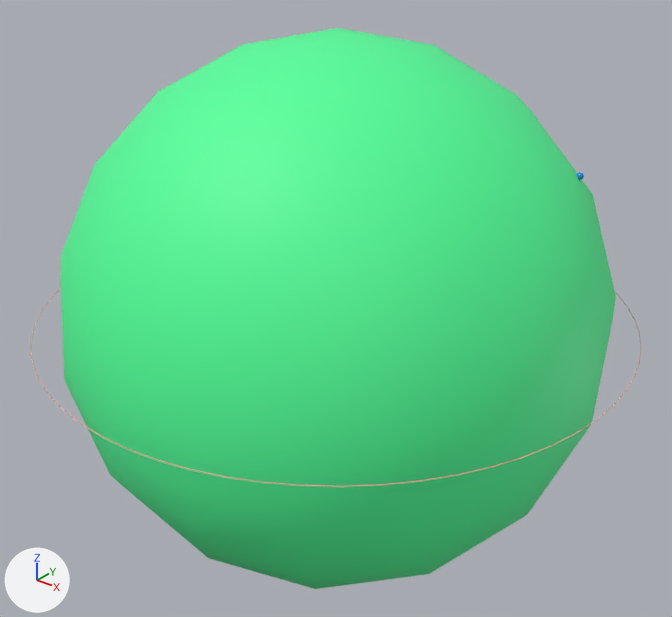
The glTF model glb/95.glb as it was, and as the next commit left it.
One viewpoint serves both versions: a 50 mm camera at (1.883, -2.353, 1.459) aimed at (0.0, 0.0, 0.0). Every picture has the same lights, and +X, +Y and +Z are marked at lower left. The first picture is the older version. Where no turn or scale is listed for an object, it has been applied to the vertices.

The first picture shows 'Orbital_7s_0' and 2 more.
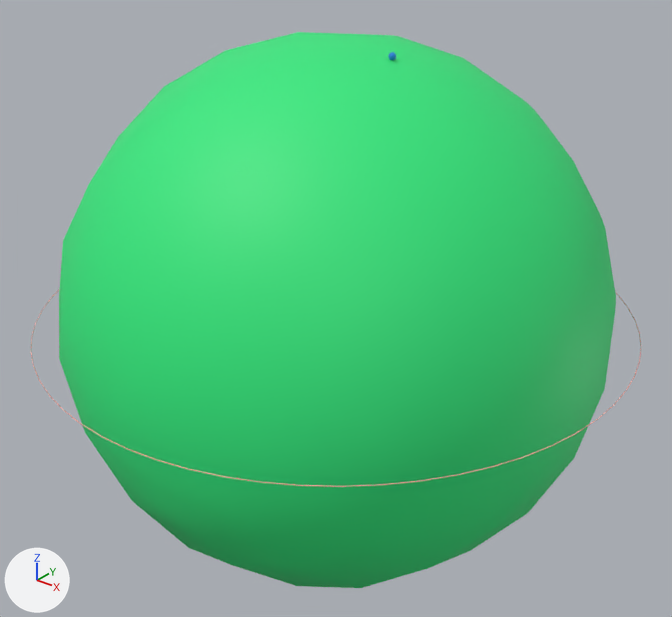
Edits to the bpy script that builds the scene:
```text
Change mat_tmp_orb_95_7s:
    mat_tmp_orb_95_7s.base_color: (0.0864, 0.999, 0.335) -> (0.0299, 0.817, 0.214)  # green #53ff9d -> green #30e97f
Change ob_orbital_7s_0:
    ob_orbital_7s_0.rotation_euler: (0.798, 0.267, 0.278) -> (0.876, 0.322, 1.82)  # degrees (46, 15, 16) -> degrees (50, 18, 104)
```

Where the change shows, as pixel boxes (x1, y1, x2, y2) in the pictures (672 x 617 px):
'Orbital_7s_0', recoloured, turned: before (60, 28, 616, 589); after (59, 32, 616, 588)
